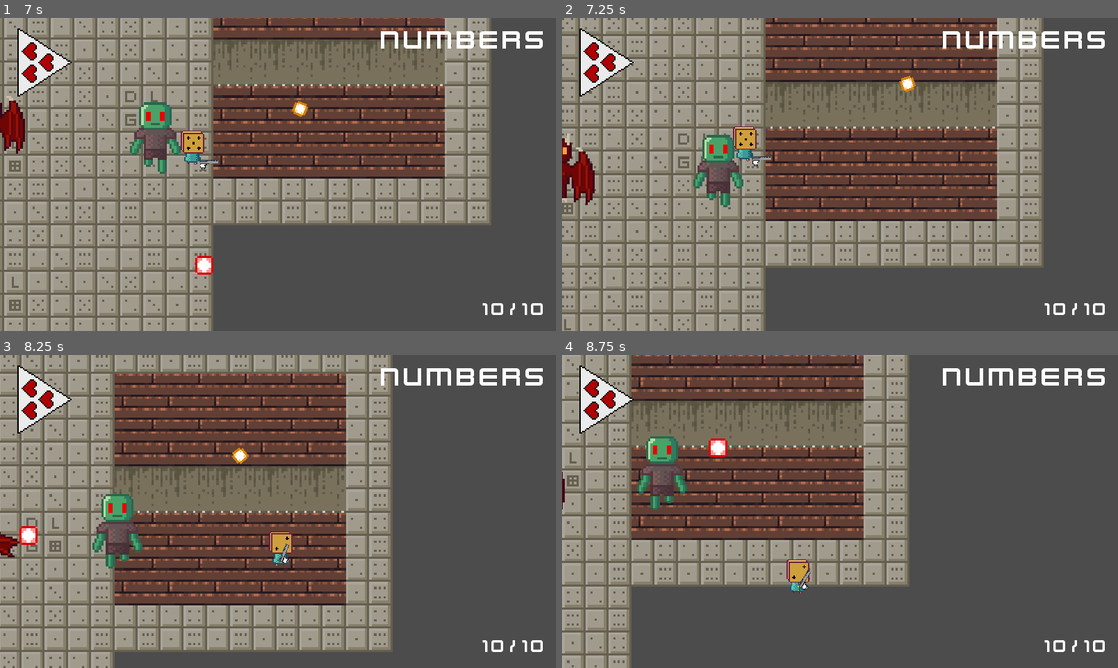
Above: before the commit, frames 1-4 (two rows, left to right).
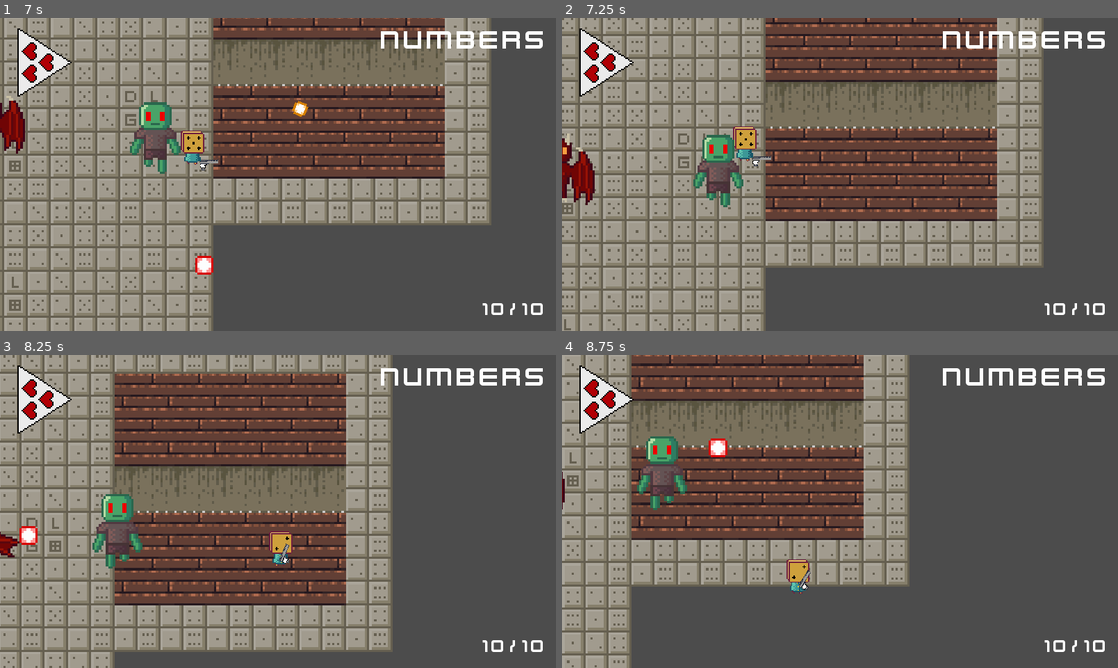
Above: after the commit, the same moments.

Repository: ygypt/gmtk2022
Game: Godot game, scene res://Levels/TemplateLevel.tscn
Two runs of this game, one before a commit and one after it. Both use one fixed random seed, a clock stepped at 60 frames per second and the inputs below.
Inputs (mouse positions are in pixels of both pictures, inside the frame that each line leads up to):
- Up to frame 1 (7 s): move the mouse to (400, 158) at 0.52 s; press the mouse at (400, 158) at 0.53 s; hold D (move_right) 0.53-1.28 s; move the mouse to (166, 190) at 1.27 s; release the mouse at (166, 190) at 1.28 s; hold S (move_down) 1.28-2.03 s; tap Space (dodge) at 1.35, 4.35 s; click (166, 190) at 1.55 s; move the mouse to (333, 105) at 2.02 s; press the mouse at (333, 105) at 2.03 s; hold D (move_right) 2.03-2.78 s; tap F (interact) at 2.1, 5.1 s; move the mouse to (250, 237) at 2.77 s; release the mouse at (250, 237) at 2.78 s; hold W (move_up) 2.78-3.53 s; click (250, 237) at 2.85 s; move the mouse to (444, 221) at 3.52 s; press the mouse at (444, 221) at 3.53 s; hold A (move_left) 3.53-5.03 s; tap R (reload) at 4.15 s; move the mouse to (111, 127) at 4.27 s; release the mouse at (111, 127) at 4.28 s; click (111, 127) at 4.55 s; move the mouse to (305, 174) at 5.02 s; press the mouse at (305, 174) at 5.03 s; hold S (move_down) 5.03-5.78 s; move the mouse to (194, 96) at 5.77 s; release the mouse at (194, 96) at 5.78 s; hold D (move_right) 5.78-6.53 s; click (194, 96) at 5.85 s; move the mouse to (400, 158) at 6.52 s; press the mouse at (400, 158) at 6.53 s; hold W (move_up) from 6.53 s (still down)
- Up to frame 2 (7.25 s): keep holding W (move_up)
- Up to frame 3 (8.25 s): move the mouse to (166, 527) at 7.27 s; release W (move_up) at 7.28 s; release the mouse at (166, 527) at 7.28 s; hold D (move_right) 7.28-8.03 s; tap Space (dodge) at 7.35 s; click (166, 527) at 7.55 s; move the mouse to (333, 442) at 8.02 s; press the mouse at (333, 442) at 8.03 s; hold S (move_down) from 8.03 s (still down); tap F (interact) at 8.1 s
- Up to frame 4 (8.75 s): keep holding S (move_down)

Frame 1 is identical in both runs. In frame 2, 0.1% of the frame differs, in the area x 60-64%, y 18-24%; in frame 3, 0.1%; in frame 4, nothing differs.

Commit message:
basic button

Diff:
--- a/Characters/Ghoul/Ghoul.gd
+++ b/Characters/Ghoul/Ghoul.gd
@@ -8,4 +8,3 @@
 		if body.shooter.is_in_group("Player"):
 			health -= body.damage
 			body.queue_free()
-			print(health)
--- a/Characters/Imp/Imp.gd
+++ b/Characters/Imp/Imp.gd
@@ -17,4 +17,3 @@
 		if body.shooter.is_in_group("Player"):
 			health -= body.damage
 			body.queue_free()
-			print(health)
--- a/Characters/Imp/Imp.tscn
+++ b/Characters/Imp/Imp.tscn
@@ -36,7 +36,7 @@
 
 [sub_resource type="CapsuleShape2D" id=5]
 radius = 15.0
-height = 10.0
+height = 4.0
 
 [node name="Imp" type="KinematicBody2D"]
 collision_layer = 2
@@ -54,7 +54,6 @@
 position = Vector2( 0, -16 )
 frames = SubResource( 4 )
 animation = "chase"
-frame = 1
 playing = true
 
 [node name="State" type="Node" parent="."]
@@ -74,7 +73,7 @@
 collision_mask = 32
 
 [node name="CollisionShape2D" type="CollisionShape2D" parent="ProjHurtbox"]
-position = Vector2( 0, -13 )
+position = Vector2( 0, -15 )
 shape = SubResource( 5 )
 
 [node name="CastCooldown" type="Timer" parent="."]
--- a/Characters/Imp/States/Cast.gd
+++ b/Characters/Imp/States/Cast.gd
@@ -5,7 +5,6 @@
 func enter(entity):
 	entity.anims.play("cast")
 	$CastTimer.start()
-	print("die")
 	entity.velocity = Vector2.ZERO
 
 func step(entity):
--- a/Characters/Player/Player.gd
+++ b/Characters/Player/Player.gd
@@ -4,7 +4,7 @@
 func is_class(name): return name == "Player"
 
 onready var anims : AnimationPlayer = $AnimationPlayer
-onready var weapon := $Pistol
+onready var weapon : Weapon = $Pistol
 onready var can_shoot := true
 onready var GUI := $PlayerCamera/GUI
 onready var hurt_angle := 0.0
@@ -61,11 +61,8 @@
 	change_state($State/Hurt)
 
 func _on_Hurtbox_area_entered(area):
-	print(area)
 	if area.is_in_group("Projectile"):
-		print("in")
 		if area.shooter != self:
-			print("deep")
 			take_hit(area)
 			return
 
--- /dev/null
+++ b/Menu.tscn
@@ -0,0 +1,32 @@
+[gd_scene load_steps=4 format=2]
+
+[ext_resource path="res://Art_Assets/Menu/cover.png" type="Texture" id=1]
+[ext_resource path="res://GUI/kenvector_future.ttf" type="DynamicFontData" id=2]
+
+[sub_resource type="DynamicFont" id=1]
+size = 32
+outline_size = 5
+outline_color = Color( 0, 0, 0, 1 )
+font_data = ExtResource( 2 )
+
+[node name="Control" type="Control"]
+anchor_right = 1.0
+anchor_bottom = 1.0
+
+[node name="TextureRect" type="TextureRect" parent="."]
+anchor_top = 0.5
+anchor_right = 1.0
+anchor_bottom = 0.5
+margin_top = -225.0
+margin_bottom = 275.0
+texture = ExtResource( 1 )
+stretch_mode = 7
+
+[node name="Button" type="Button" parent="."]
+margin_left = 371.0
+margin_top = 168.0
+margin_right = 707.0
+margin_bottom = 216.0
+custom_fonts/font = SubResource( 1 )
+text = "ROLL THE DICE?"
+flat = true
--- a/Projectiles/Bullet/Bullet.gd
+++ b/Projectiles/Bullet/Bullet.gd
@@ -21,5 +21,3 @@
 	move_vector = Vector2.RIGHT.rotated(look_angle)
 
 	$BulletTrail.process_material.direction = Vector3(move_vector.x, move_vector.y, 0)
-
-	var bodies = get_overlapping_bodies()
--- a/Projectiles/Projectile.gd
+++ b/Projectiles/Projectile.gd
@@ -24,6 +24,10 @@
 	var new_state = current_state.step(self)
 	if new_state != null:
 		change_state(new_state)
+	for body in get_overlapping_bodies():
+		if body.name == "WallsAndFloors":
+			queue_free()
+
 
 func _physics_process(delta):
 	position += velocity * delta
Binary file added: Art_Assets/Menu/cover.png
Not shown, added: Art_Assets/Menu/cover.png.import
